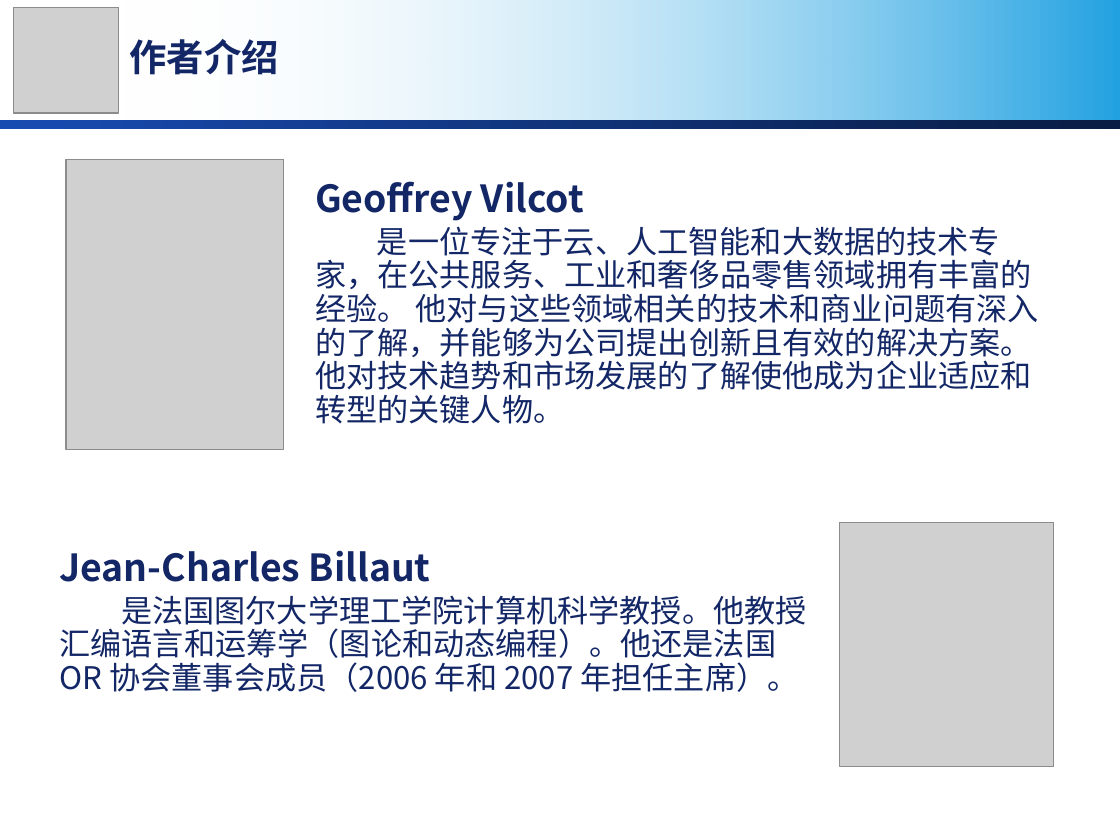
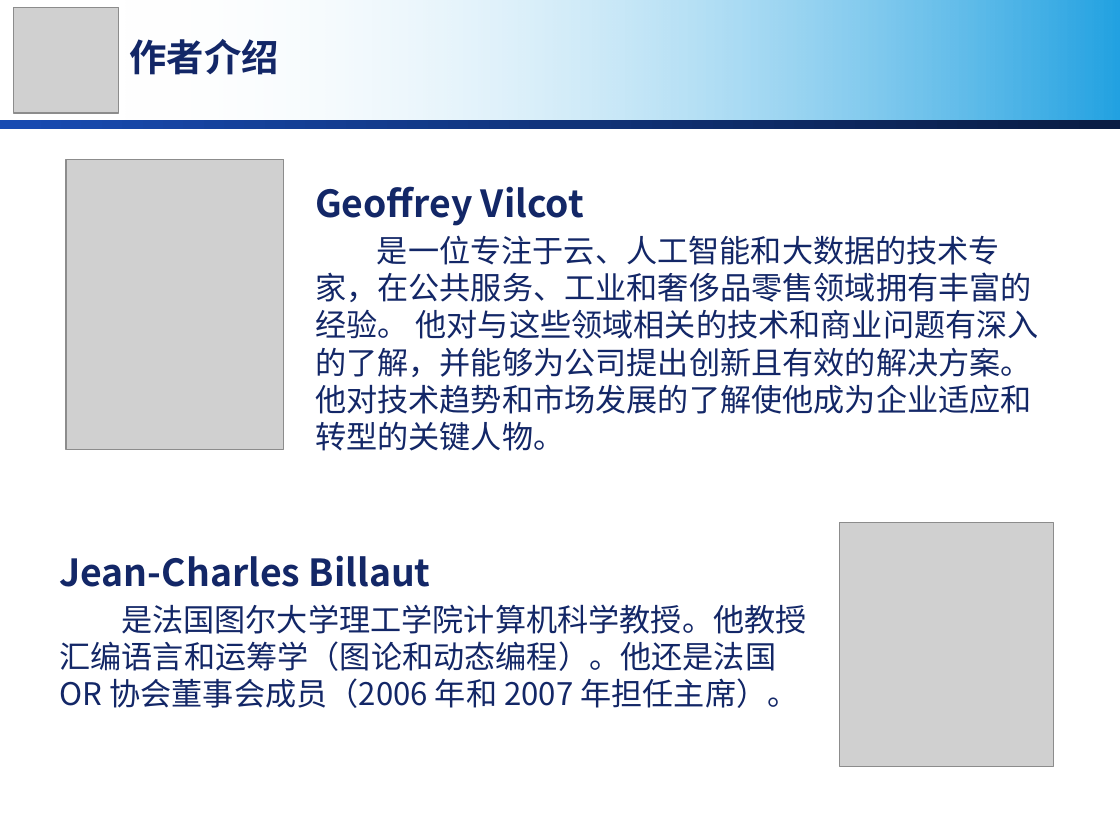
Before and after one commit to MirrichWangD/MUST, a slide deck: slide 3 of 管理學導論/presentation.pptx. Drawn at 1120x840 pixels with LibreOffice and Linux fonts; fonts in the diff are those of the drawing; grey boxes stand for pictures; background and template pictures are left out. Boxes give left, top, right and bottom in pixels: in the first picture for what was removed or moved away, otherwise in the second. Text is boxed around its words. In the diff, an @@ line names an element or a change of style, - is before the commit and + after.

```diff
--- a/管理學導論/presentation.pptx
+++ b/管理學導論/presentation.pptx
@@ text "Geoffrey Vilcot" at [315,186,1039,451]: line spacing 0.9 to 1 @@
@@ text "Jean-Charles Billaut" at [59,555,807,708]: line spacing 0.9 to 1 @@
```
Also in this commit, not shown: 5 other slides changed, 6 slides added.
